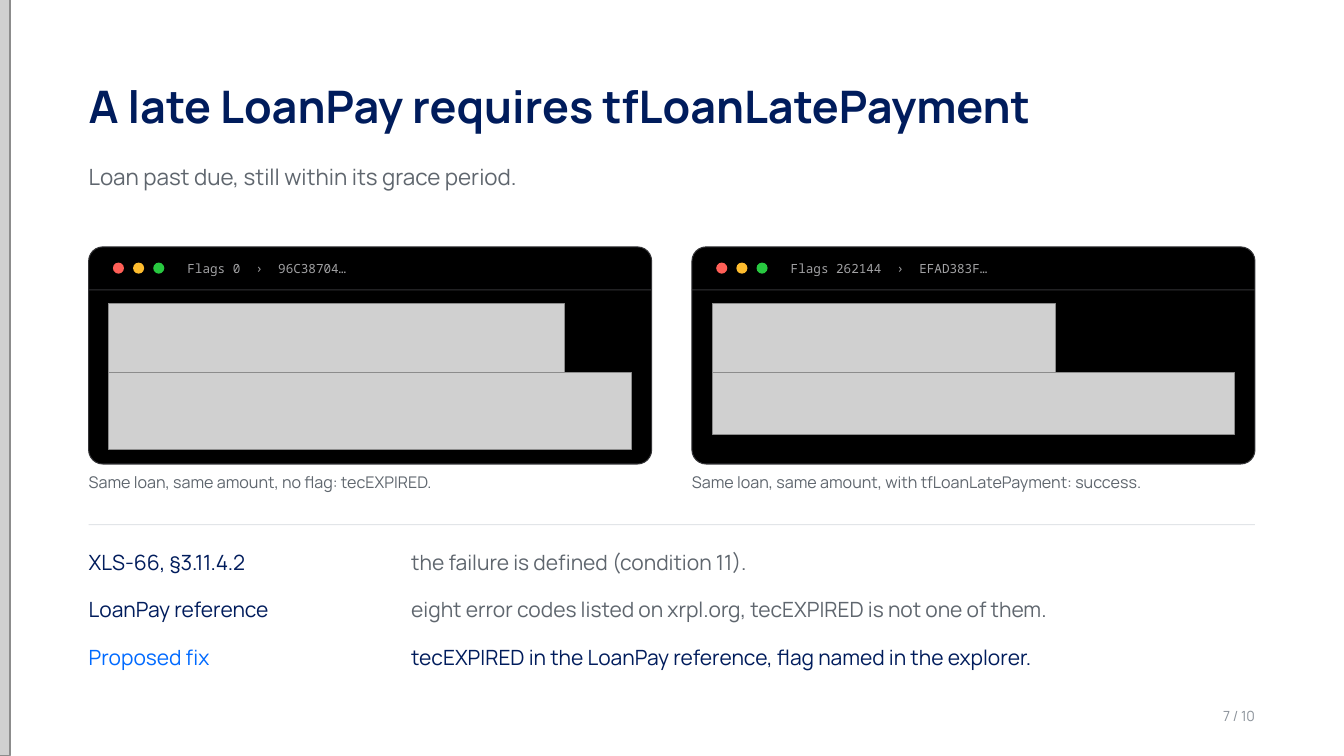
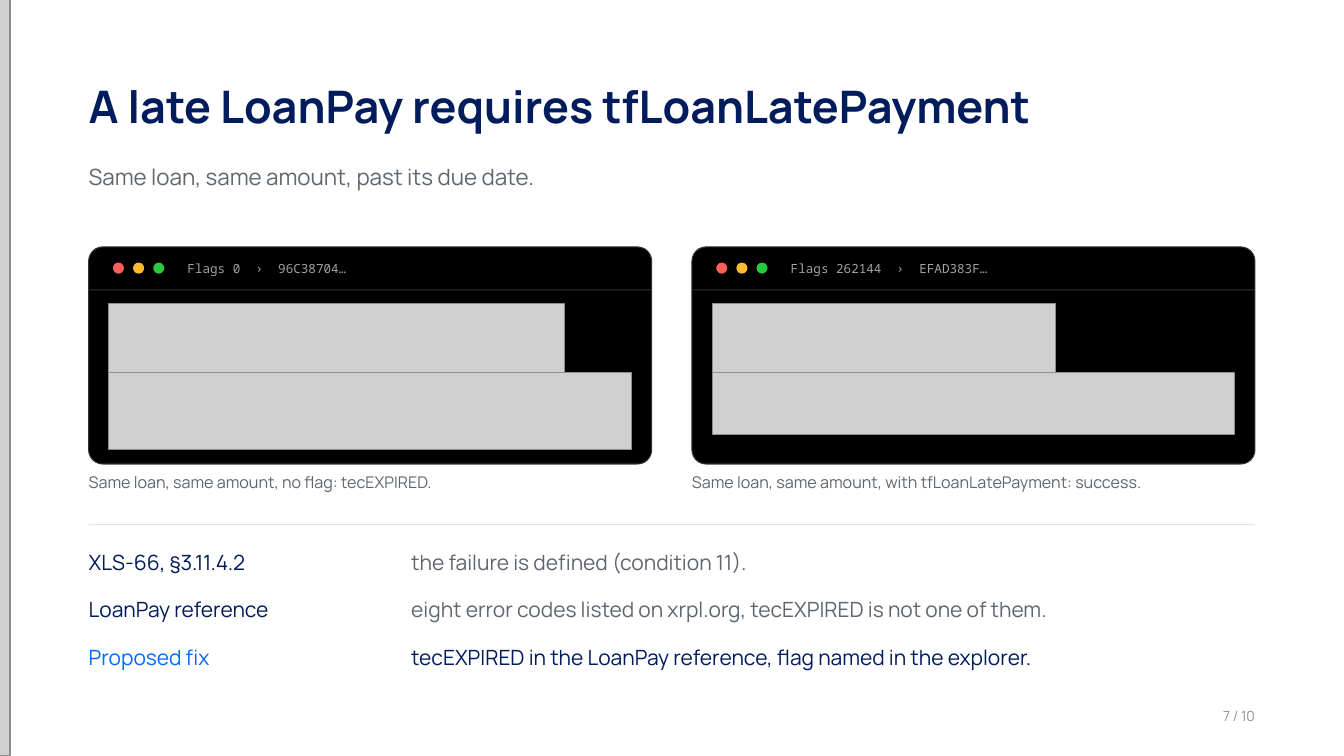
Before and after one commit to charlyppr/exit-lane-xrpl, a slide deck: slide 7 of deck/exit-lane.pptx. Drawn at 1344x756 pixels with LibreOffice and Linux fonts; fonts in the diff are those of the drawing; grey boxes stand for pictures. Boxes give left, top, right and bottom in pixels: in the first picture for what was removed or moved away, otherwise in the second. Text is boxed around its words. In the diff, an @@ line names an element or a change of style, - is before the commit and + after.

```diff
--- a/deck/exit-lane.pptx
+++ b/deck/exit-lane.pptx
@@ text at [89, 168, 534, 191]: text changed @@
-Loan past due, still within its grace period.
+Same loan, same amount, past its due date.
```
Also in this commit, not shown: 1 other slide changed, 6 other files.
